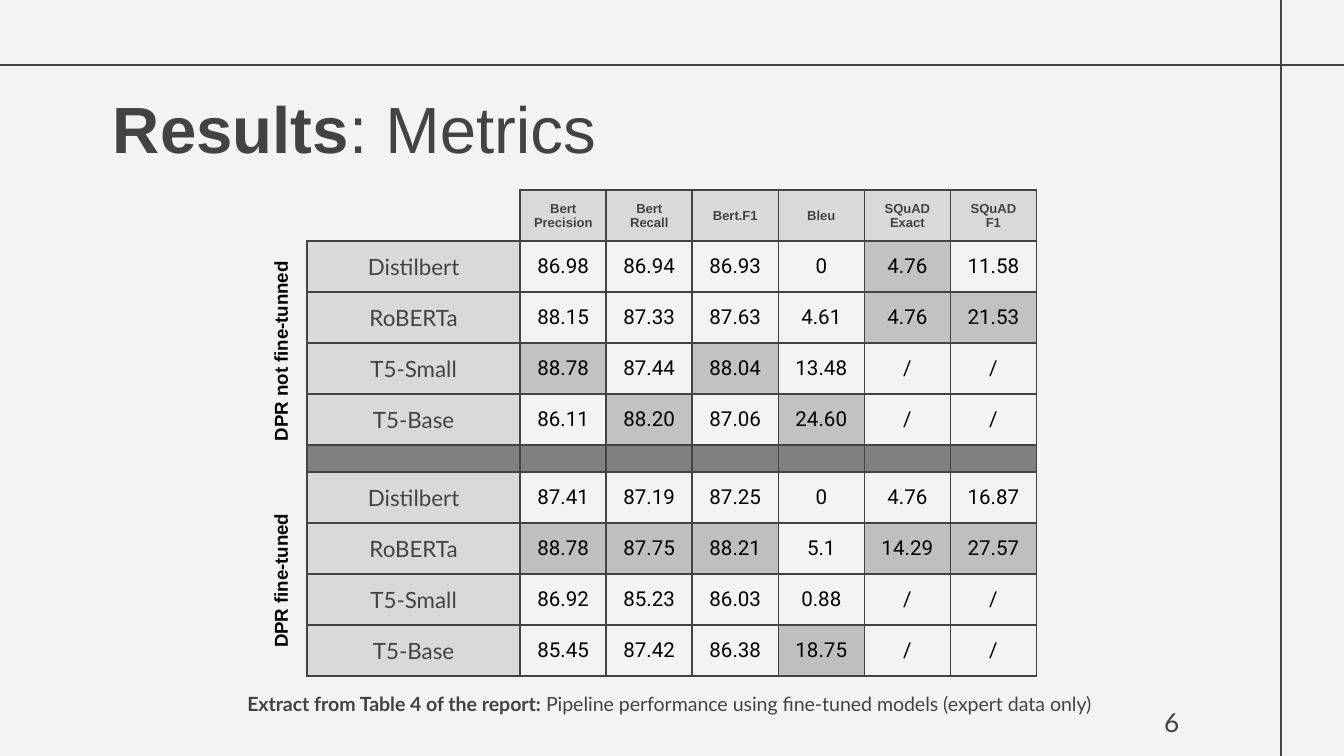
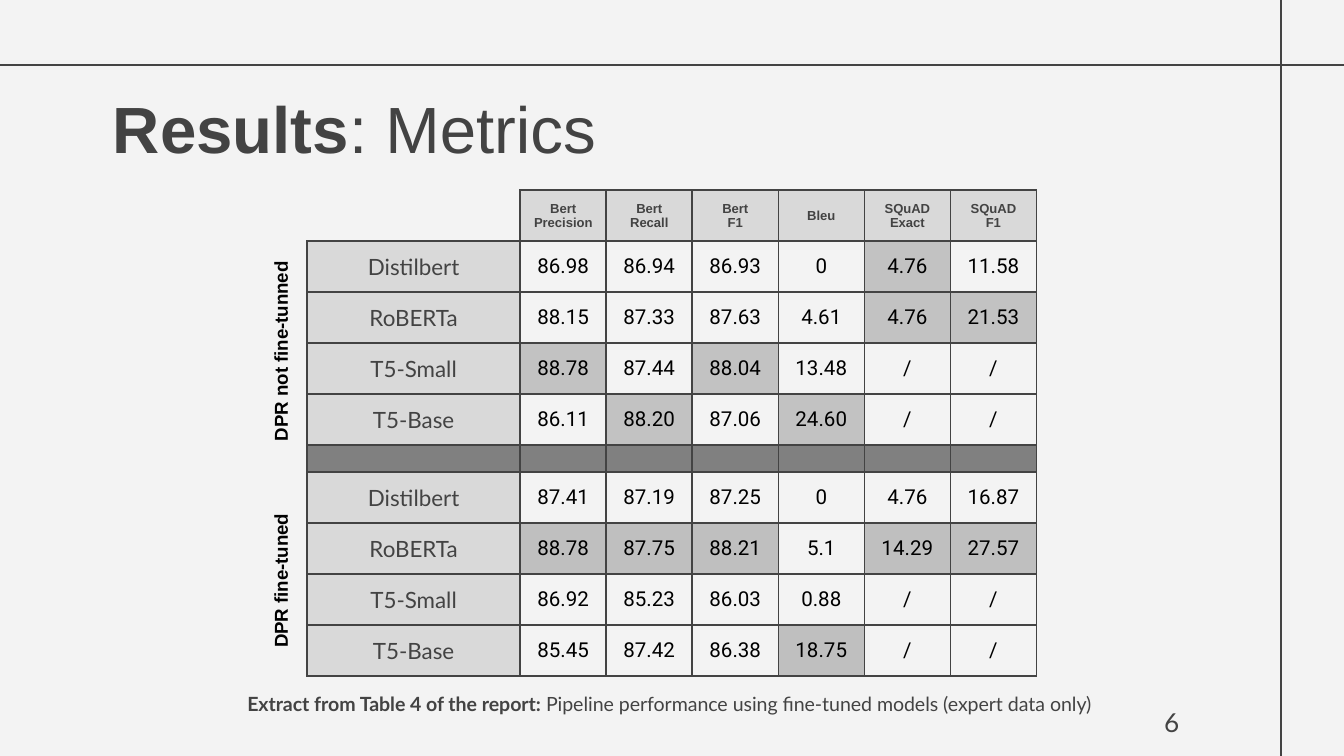
Before and after one commit to SpeedaRJ/DS-Project-in516ht-Chatbot, a slide deck: slide 6 of presentation/in615ht_nlb_project_presentation.pptx. Drawn at 1344x756 pixels with LibreOffice and Linux fonts; fonts in the diff are those of the drawing. Boxes give left, top, right and bottom in pixels: in the first picture for what was removed or moved away, otherwise in the second. Text is boxed around its words. In the diff, an @@ line names an element or a change of style, - is before the commit and + after.

```diff
--- a/presentation/in615ht_nlb_project_presentation.pptx
+++ b/presentation/in615ht_nlb_project_presentation.pptx
@@ table at box(308, 191, 1038, 677) @@
-row 1, column 4: Bert.F1
+row 1, column 4: Bert / F1
```
Also in this commit, not shown: 1 other file.
